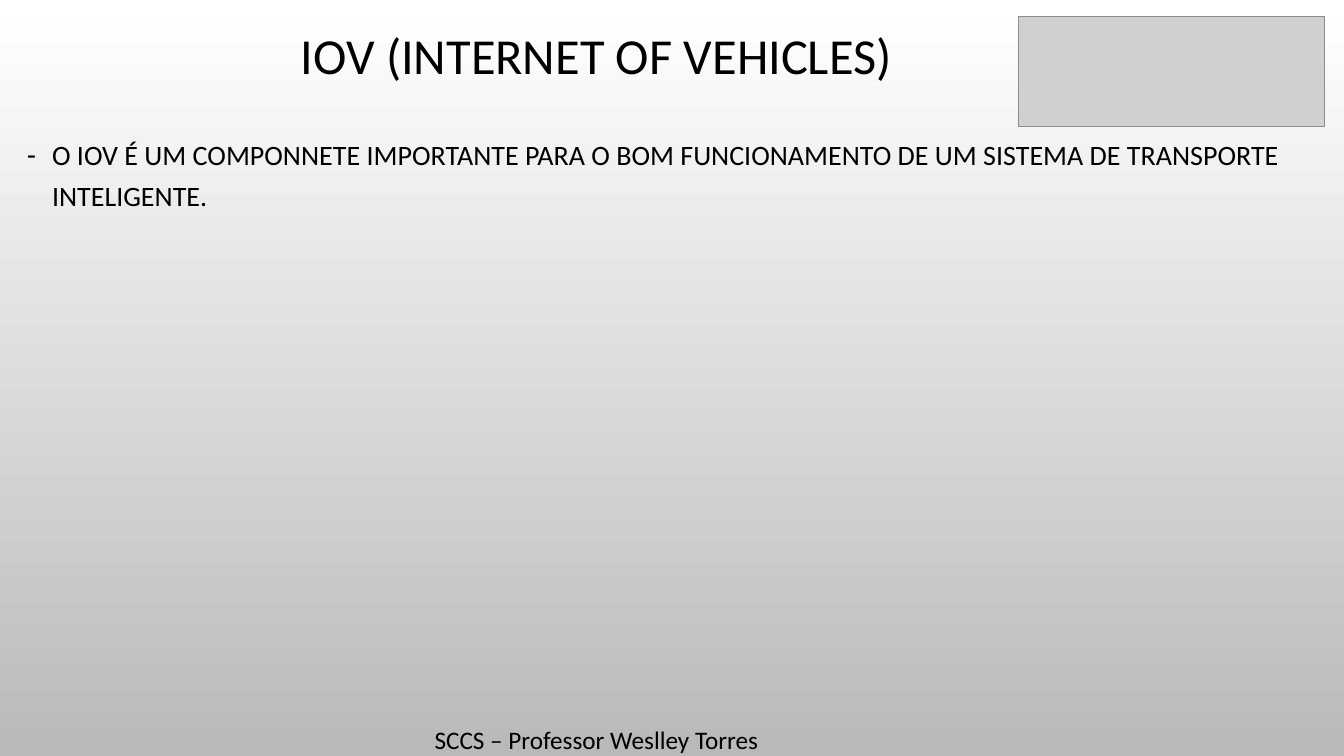
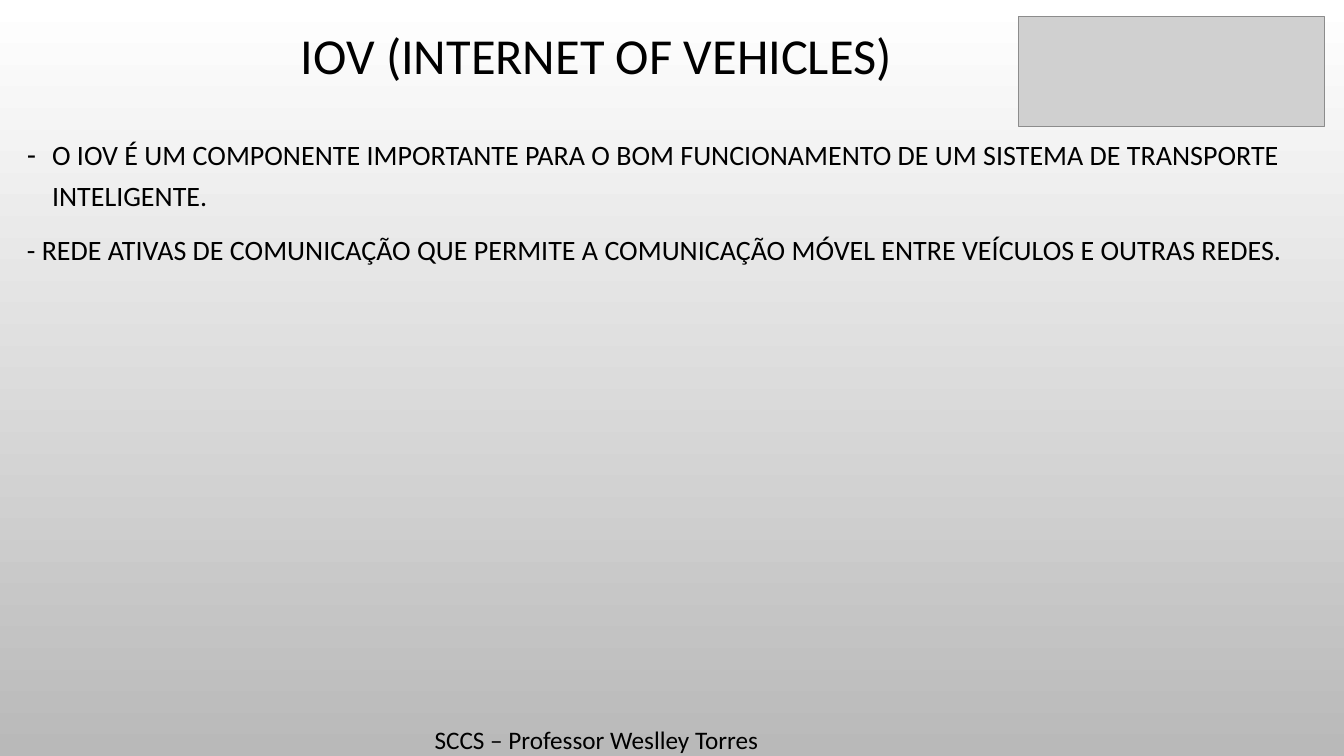
Before and after one commit to Massatoshi/SCCS-Trabalho, a slide deck: slide 5 of PPTS/VANET-Explicações.pptx. Drawn at 1344x756 pixels with LibreOffice and Linux fonts; fonts in the diff are those of the drawing; grey boxes stand for pictures; background and template pictures are left out. Boxes give left, top, right and bottom in pixels: in the first picture for what was removed or moved away, otherwise in the second. Text is boxed around its words. In the diff, an @@ line names an element or a change of style, - is before the commit and + after.

```diff
--- a/PPTS/VANET-Explicações.pptx
+++ b/PPTS/VANET-Explicações.pptx
@@ text at box(42, 142, 1281, 265): text changed @@
-– O IOV É UM COMPONNETE IMPORTANTE PARA O BOM FUNCIONAMENTO DE UM SISTEMA DE TRANSPORTE INTELIGENTE.
+– O IOV É UM COMPONENTE IMPORTANTE PARA O BOM FUNCIONAMENTO DE UM SISTEMA DE TRANSPORTE INTELIGENTE.
+- REDE ATIVAS DE COMUNICAÇÃO QUE PERMITE A COMUNICAÇÃO MÓVEL ENTRE VEÍCULOS E OUTRAS REDES.
```
Also in this commit, not shown: 2 other slides changed, 1 other file.
